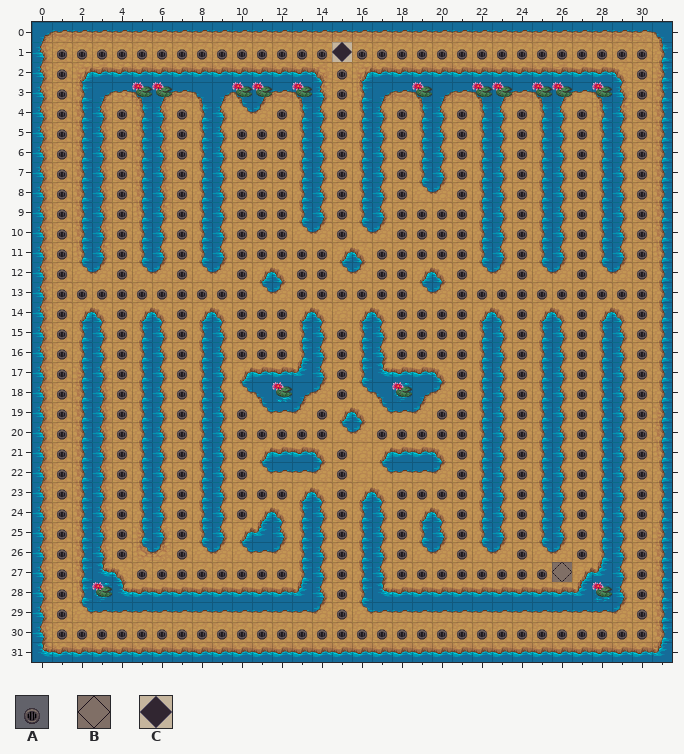
A Tiled map gets an edit: tiled/Level1.tmx. The first picture shows the starting point.
Cells are 32x32 px. Shown: x 0..31, y 0..31. Tiles whose own drawing changed are shown in their newer look in all pictures.
Key: from "Terrain": A 587, B 620, C 621.
_ is an empty cell, # one hidden under a higher layer.
Layers that did not change in this view are not listed.
Layer "Bonus" before, first column x 0:
 0 ________________________________
 1 _AAAAAAAAAAAAAA#AAAAAAAAAAAAAAA_
 2 _A_____________A______________A_
 3 _A_____________A______________A_
 4 _A__A__A____A__A__A__A__A__A__A_
 5 _A__A__A__AAA__A__A__A__A__A__A_
 6 _A__A__A__AAA__A__A__A__A__A__A_
 7 _A__A__A__AAA__A__A__A__A__A__A_
 8 _A__A__A__AAA__A__A__A__A__A__A_
 9 _A__A__A__AAA__A__AAAA__A__A__A_
10 _A__A__A__AAA__A__AAAA__A__A__A_
11 _A__A__A__AAAAA__AAAAA__A__A__A_
12 _A__A__A__A__AA__AA__A__A__A__A_
13 _AAAAAAAAAA__AAAAAA__AAAAAAAAAA_
14 _A__A__A__AAA_____AAAA__A__A__A_
15 _A__A__A__AAA__A__AAAA__A__A__A_
16 _A__A__A__AAA__A__AAAA__A__A__A_
17 _A__A__A_______A_____A__A__A__A_
18 _A__A__A_______A_____A__A__A__A_
19 _A__A__A__A___A_____AA__A__A__A_
20 _A__A__A__AAAAA__AAAAA__A__A__A_
21 _A__A__A__A____A_____A__A__A__A_
22 _A__A__A__A____A_____A__A__A__A_
23 _A__A__A__AAA__A__AAAA__A__A__A_
24 _A__A__A__A____A__A__A__A__A__A_
25 _A__A__A_______A__A__A__A__A__A_
26 _A__A__A_______A__A__A__A__A__A_
27 _A___AAAAAAAA__A__AAAAAAAA#___A_
28 _A_____________A______________A_
29 _A_____________A______________A_
30 _AAAAAAAAAAAAAAAAAAAAAAAAAAAAAA_
31 ________________________________
Once edited:
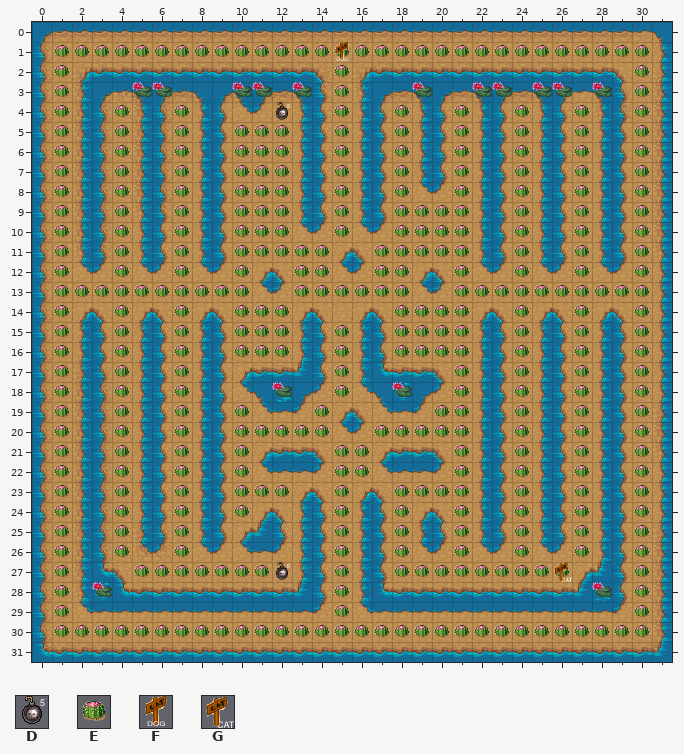
Further tiles: from "Terrain": D 960, E 962, F 992, G 993.
The exact change:
Layer "Bonus":
y 1: x 1..30 AAAAAAAAAAAAAA#AAAAAAAAAAAAAAA -> EEEEEEEEEEEEEEEEEEEEEEEEEEEEEE
y 2..3: x 1 A -> E; x 15 A -> E; x 30 A -> E
y 4: x 1 A -> E; x 4 A -> E; x 7 A -> E; x 12 A -> D; x 15 A -> E; x 18 A -> E; x 21 A -> E; x 24 A -> E; x 27 A -> E; x 30 A -> E
y 5..8: x 1 A -> E; x 4 A -> E; x 7 A -> E; x 10..12 AAA -> EEE; x 15 A -> E; x 18 A -> E; x 21 A -> E; x 24 A -> E; x 27 A -> E; x 30 A -> E
y 9..10: x 1 A -> E; x 4 A -> E; x 7 A -> E; x 10..12 AAA -> EEE; x 15 A -> E; x 18..21 AAAA -> EEEE; x 24 A -> E; x 27 A -> E; x 30 A -> E
y 11: x 1 A -> E; x 4 A -> E; x 7 A -> E; x 10..14 AAAAA -> EEEEE; x 17..21 AAAAA -> EEEEE; x 24 A -> E; x 27 A -> E; x 30 A -> E
y 12: x 1 A -> E; x 4 A -> E; x 7 A -> E; x 10 A -> E; x 13..14 AA -> EE; x 17..18 AA -> EE; x 21 A -> E; x 24 A -> E; x 27 A -> E; x 30 A -> E
y 13: x 1..10 AAAAAAAAAA -> EEEEEEEEEE; x 13..18 AAAAAA -> EEEEEE; x 21..30 AAAAAAAAAA -> EEEEEEEEEE
y 14: x 1 A -> E; x 4 A -> E; x 7 A -> E; x 10..12 AAA -> EEE; x 18..21 AAAA -> EEEE; x 24 A -> E; x 27 A -> E; x 30 A -> E
y 15..16: x 1 A -> E; x 4 A -> E; x 7 A -> E; x 10..12 AAA -> EEE; x 15 A -> E; x 18..21 AAAA -> EEEE; x 24 A -> E; x 27 A -> E; x 30 A -> E
y 17..18: x 1 A -> E; x 4 A -> E; x 7 A -> E; x 15 A -> E; x 21 A -> E; x 24 A -> E; x 27 A -> E; x 30 A -> E
y 19: x 1 A -> E; x 4 A -> E; x 7 A -> E; x 10 A -> E; x 14 A -> E; x 20..21 AA -> EE; x 24 A -> E; x 27 A -> E; x 30 A -> E
y 20: x 1 A -> E; x 4 A -> E; x 7 A -> E; x 10..14 AAAAA -> EEEEE; x 17..21 AAAAA -> EEEEE; x 24 A -> E; x 27 A -> E; x 30 A -> E
y 21..22: x 1 A -> E; x 4 A -> E; x 7 A -> E; x 10 A -> E; x 15..16 A_ -> EE; x 21 A -> E; x 24 A -> E; x 27 A -> E; x 30 A -> E
y 23: x 1 A -> E; x 4 A -> E; x 7 A -> E; x 10..12 AAA -> EEE; x 15 A -> E; x 18..21 AAAA -> EEEE; x 24 A -> E; x 27 A -> E; x 30 A -> E
y 24: x 1 A -> E; x 4 A -> E; x 7 A -> E; x 10 A -> E; x 15 A -> E; x 18 A -> E; x 21 A -> E; x 24 A -> E; x 27 A -> E; x 30 A -> E
y 25..26: x 1 A -> E; x 4 A -> E; x 7 A -> E; x 15 A -> E; x 18 A -> E; x 21 A -> E; x 24 A -> E; x 27 A -> E; x 30 A -> E
y 27: x 1 A -> E; x 5..12 AAAAAAAA -> EEEEEEED; x 15 A -> E; x 18..26 AAAAAAAA# -> EEEEEEEEE; x 30 A -> E
y 28..29: x 1 A -> E; x 15 A -> E; x 30 A -> E
y 30: x 1..30 AAAAAAAAAAAAAAAAAAAAAAAAAAAAAA -> EEEEEEEEEEEEEEEEEEEEEEEEEEEEEE
Layer "Persons":
y 1: x 15 C -> F
y 27: x 26 B -> G
Pixel boxes of the changes (left, top, right, bottom) in both pictures:
changed: (55, 42, 649, 640)
